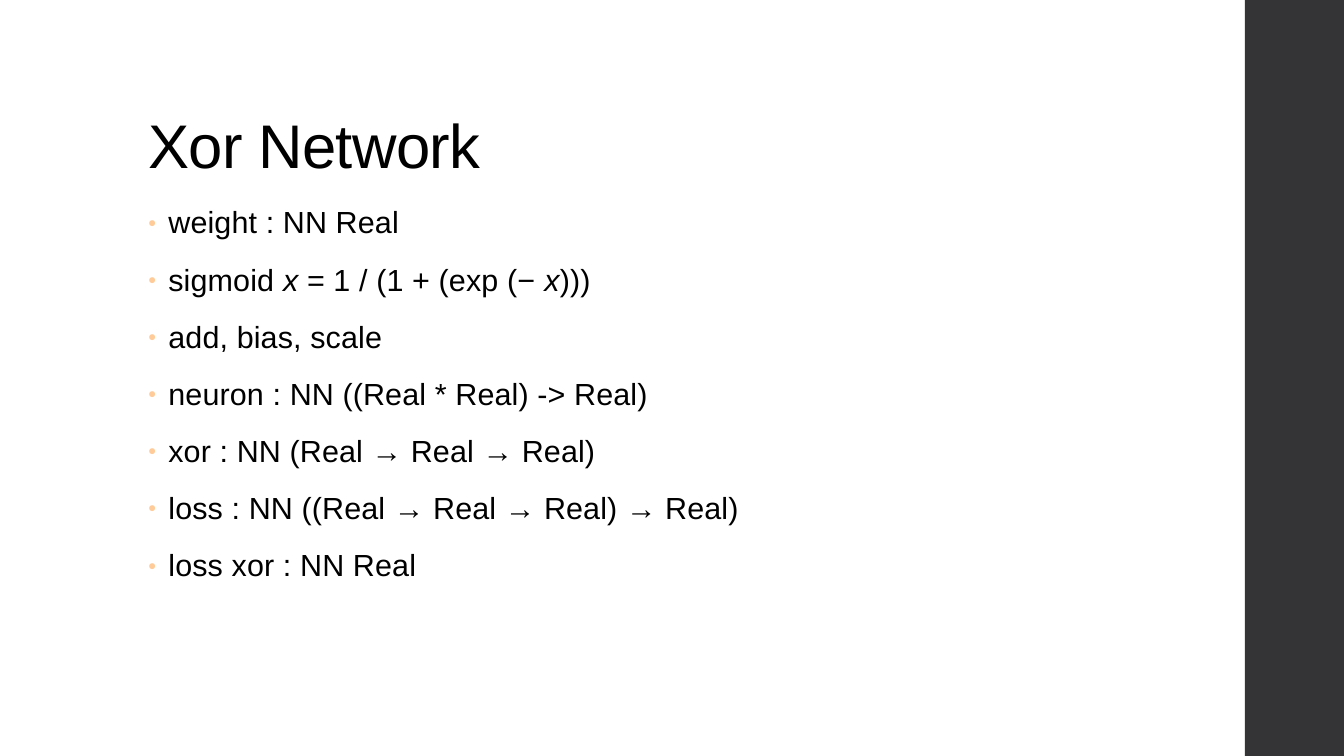
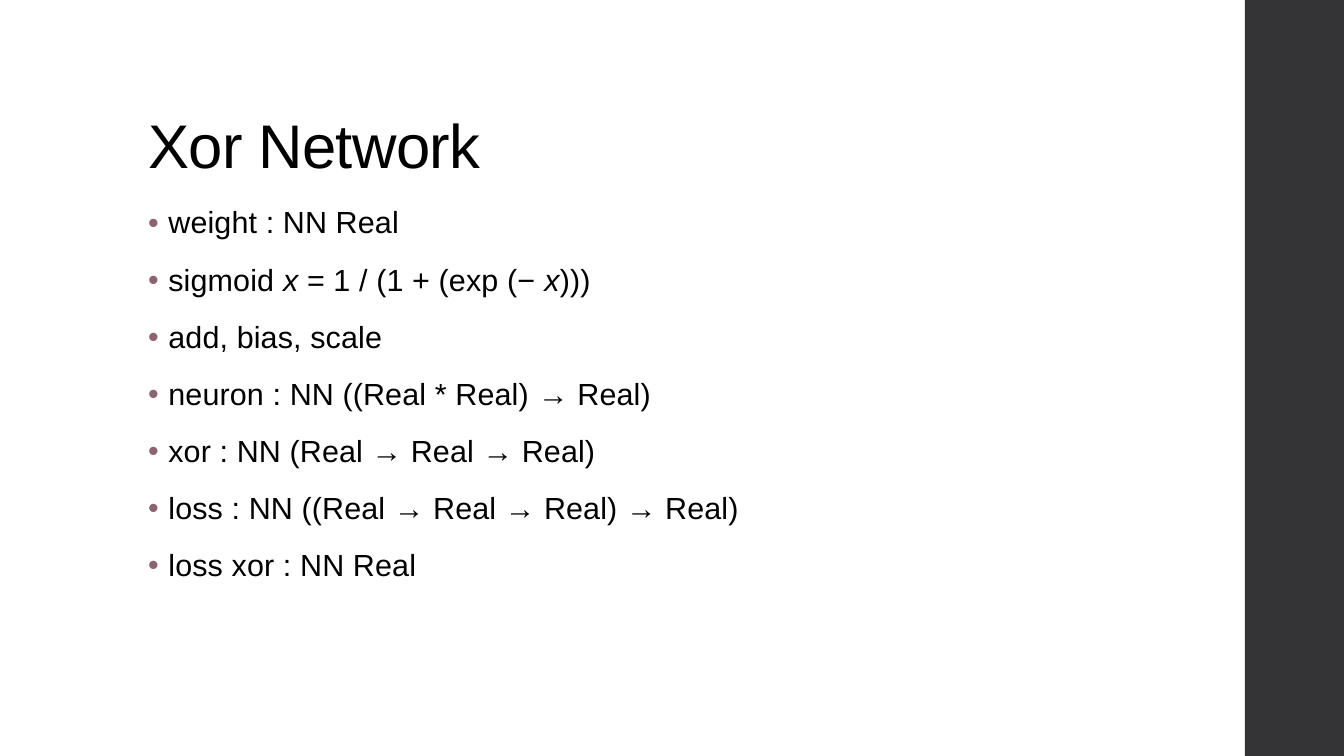
Before and after one commit to ThoughtWorksInc/DeepDarkFantasy, a slide deck: slide 34 of Talk.pptx. Drawn at 1344x756 pixels with LibreOffice and Linux fonts; fonts in the diff are those of the drawing. Boxes give left, top, right and bottom in pixels: in the first picture for what was removed or moved away, otherwise in the second. Text is boxed around its words. In the diff, an @@ line names an element or a change of style, - is before the commit and + after.

```diff
--- a/Talk.pptx
+++ b/Talk.pptx
@@ text at (168, 211, 738, 577): bullet ● to •; bullet colour #FFCC99 to #8D6374 @@
@@ text at (168, 383, 650, 411): text changed @@
-● neuron : NN ((Real * Real) -> Real)
+• neuron : NN ((Real * Real) → Real)
```
Also in this commit, not shown: 38 other slides changed.
